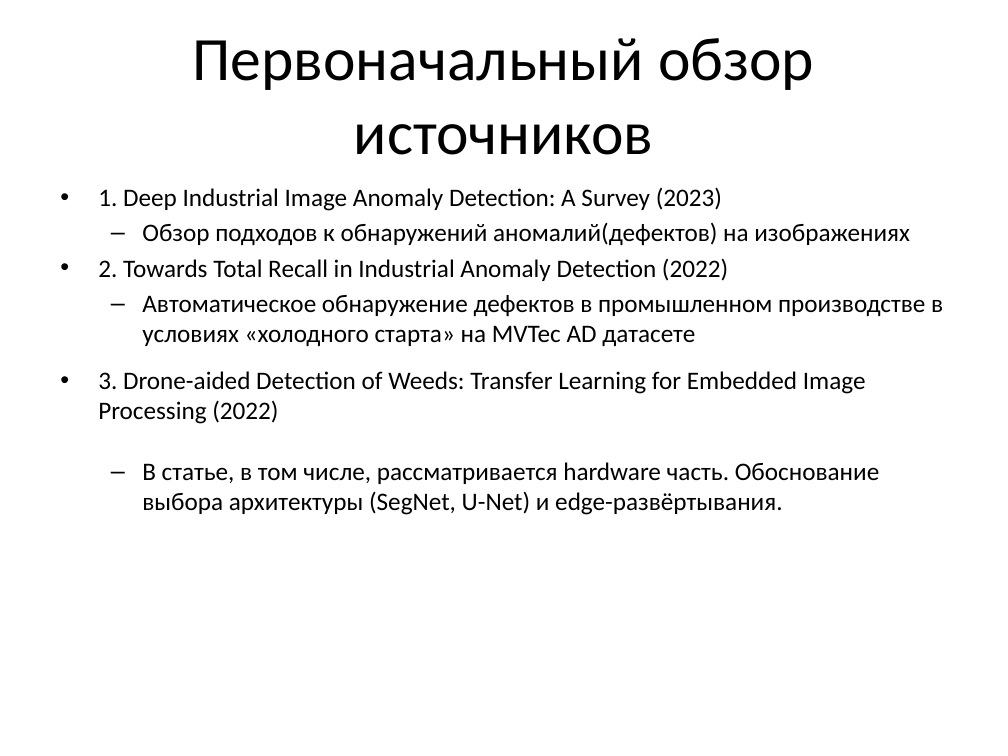
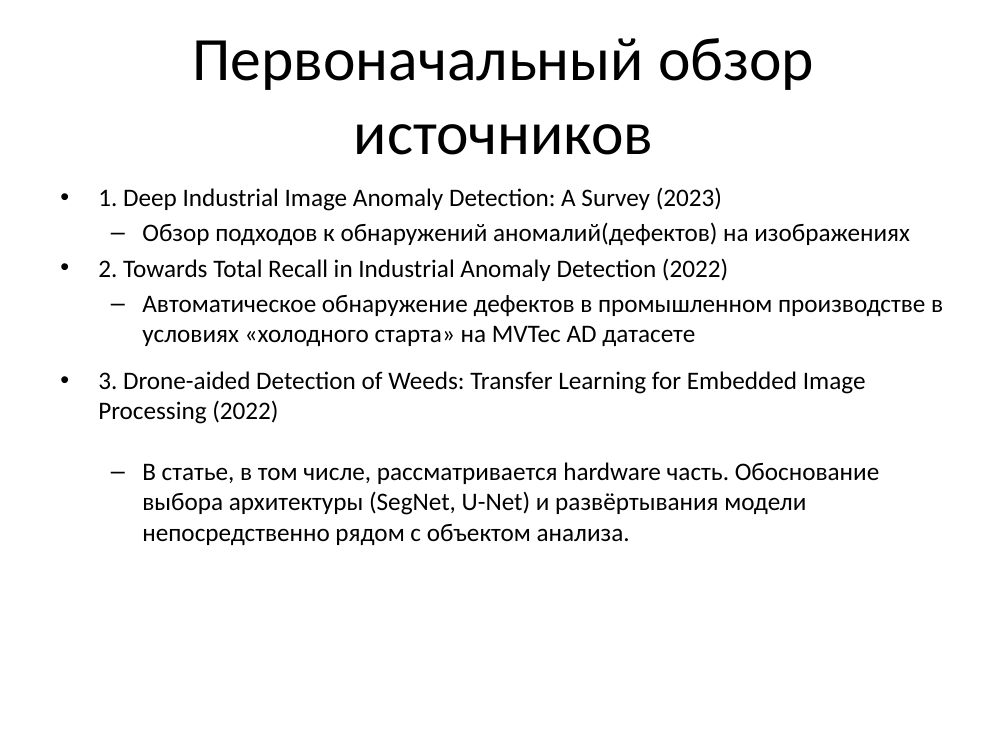
Before and after one commit to EduardKiselev/diploma, a slide deck: slide 8 of diploma_checkpoint1.pptx (slide 7 before the commit). Drawn at 1008x756 pixels with LibreOffice and Linux fonts; fonts in the diff are those of the drawing. Boxes give left, top, right and bottom in pixels: in the first picture for what was removed or moved away, otherwise in the second. Text is boxed around its words. In the diff, an @@ line names an element or a change of style, - is before the commit and + after.

```diff
--- a/diploma_checkpoint1.pptx
+++ b/diploma_checkpoint1.pptx
@@ text at bbox=[142, 462, 879, 545]: text changed @@
-  – В статье, в том числе, рассматривается hardware часть. Обоснование выбора архитектуры (SegNet, U-Net) и edge-развёртывания.
+  – В статье, в том числе, рассматривается hardware часть. Обоснование выбора архитектуры (SegNet, U-Net) и развёртывания модели непосредственно рядом с объектом анализа.
```
Also in this commit, not shown: 4 other slides changed, 2 slides added, 2 slides removed, 18 other files.
